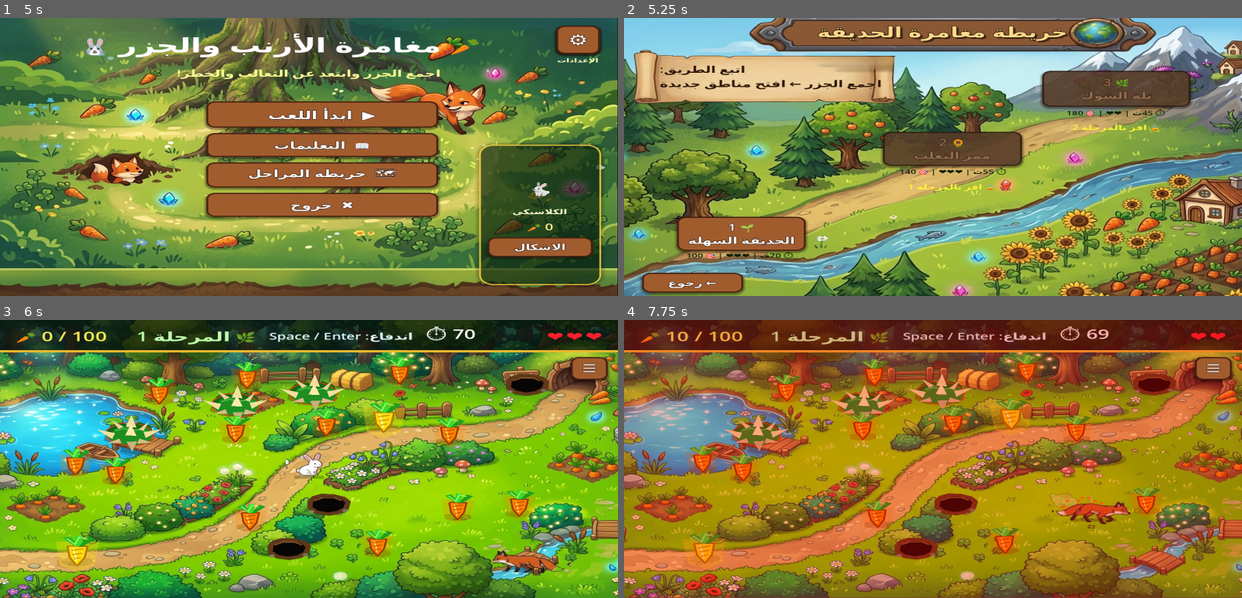
Above: before the commit, frames 1-4 (two rows, left to right).
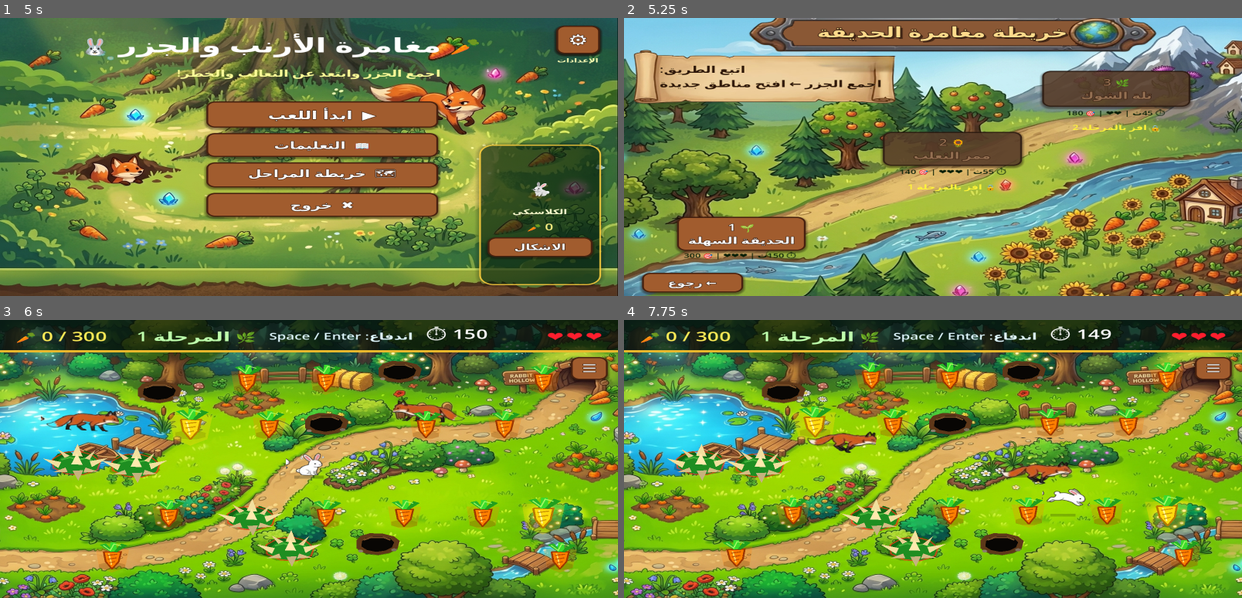
Above: after the commit, the same moments.

Repository: hamzabasem900-source/RUBBY
Game: Godot game, scene res://scenes/MainMenu.tscn
Two runs of this game, one before a commit and one after it. Both use one fixed random seed, a clock stepped at 60 frames per second and the inputs below.
Inputs (mouse positions are in pixels of both pictures, inside the frame that each line leads up to):
- Up to frame 1 (5 s): click "⚙" at 0.5 s; click "العربية" at 1.25 s; click "1280 x 720" at 2 s; click "عادي" at 2.75 s; click "استعادة الافتراضي" at 3.5 s; click "رجوع" at 4.25 s
- Up to frame 2 (5.25 s): click "▶ ابدأ اللعب" at 5 s
- Up to frame 3 (6 s): click "🌱 1 الحديقة السهلة" at 5.75 s
- Up to frame 4 (7.75 s): tap Enter (ui_accept) at 6.5, 6.77, 7.52 s; move the mouse to (1068, 445) at 6.52 s; hold D (move_right) 6.53-7.28 s; click (1068, 445) at 6.67 s; move the mouse to (809, 472) at 7.27 s; hold S (move_down) from 7.28 s (still down)

Frame 1 is identical in both runs. In frame 2, 0.2% of the frame differs, in the area x 9-28%, y 84-87%; in frame 3, 17%; in frame 4, 99%, in the area x 0-100%, y 0-100%.

Commit message:
Increase level one goal and diversify fox chase

Diff:
--- a/scripts/collectible_carrot.gd
+++ b/scripts/collectible_carrot.gd
@@ -1,4 +1,6 @@
 extends Area2D
+
+signal collected_for_respawn(is_golden: bool, world_position: Vector2)
 
 # =============================================
 # Carrot Collectible
@@ -88,6 +90,7 @@
 	if collected:
 		return
 	collected = true
+	collected_for_respawn.emit(is_golden, global_position)
 	set_deferred("monitoring", false)
 	for node in _visual_nodes():
 		node.visible = false
--- a/scripts/enemy_fox.gd
+++ b/scripts/enemy_fox.gd
@@ -21,6 +21,8 @@
 @export var attack_recoil_speed: float = 210.0
 @export var attack_pause_duration: float = 0.45
 @export var damage_cooldown: float = 0.9
+@export var chase_flank_angle: float = 0.0
+@export var chase_flank_distance: float = 0.0
 @export var move_right_first: bool = true
 
 var start_pos: Vector2 = Vector2.ZERO
@@ -102,16 +104,24 @@
 	if _player == null:
 		return Vector2.ZERO
 	var to_player: Vector2 = _player.global_position - global_position
-	var dist: float = to_player.length()
-	if dist <= 0.001:
+	var player_dist: float = to_player.length()
+	if player_dist <= 0.001:
 		return Vector2.ZERO
-	var away_from_player: Vector2 = -to_player / dist
+	var away_from_player: Vector2 = -to_player / player_dist
 	if _attack_pause_timer > 0.0:
 		return away_from_player * attack_recoil_speed
-	if dist < arrival_distance:
-		var push_ratio: float = 1.0 - (dist / arrival_distance)
+	if player_dist < arrival_distance:
+		var push_ratio: float = 1.0 - (player_dist / arrival_distance)
 		return away_from_player * separation_strength * push_ratio
-	var chase_dir: Vector2 = to_player / dist
+
+	var offset_scale: float = clamp((player_dist - arrival_distance) / 180.0, 0.0, 1.0)
+	var flank_offset := Vector2.from_angle(chase_flank_angle) * chase_flank_distance * offset_scale
+	var target_position := _player.global_position + flank_offset
+	var to_target: Vector2 = target_position - global_position
+	var target_dist: float = to_target.length()
+	if target_dist <= 0.001:
+		return Vector2.ZERO
+	var chase_dir: Vector2 = to_target / target_dist
 	return chase_dir * chase_speed
 
 func _get_fox_separation_velocity() -> Vector2:
--- a/scripts/game_level.gd
+++ b/scripts/game_level.gd
@@ -25,6 +25,9 @@
 var _damage_overlay: ColorRect
 var _damage_timer: float = 0.0
 var _base_position: Vector2 = Vector2.ZERO
+var _used_spawn_positions: Array[Vector2] = []
+var _level_carrot_slots: Array[Vector2] = []
+var _level_one_spawning: bool = false
 
 @onready var background: Sprite2D = $Background
 
@@ -251,29 +254,44 @@
 
 func _spawn_all() -> void:
 	var config: Dictionary = GameManager.get_level_config(GameManager.current_level)
-	var used: Array = []
+	_used_spawn_positions.clear()
+	_level_one_spawning = GameManager.current_level == 1 and bool(config.get("organized_carrots", false))
+	_level_carrot_slots.clear()
+	if _level_one_spawning:
+		_level_carrot_slots = _build_level_one_carrot_slots()
 
 	# Keep centre clear for player start
-	used.append(Vector2(512, 380))
+	_used_spawn_positions.append(Vector2(512, 380))
 
 	for _i in range(config["carrot_count"]):
-		_spawn(CARROT_SCENE, used, false)
+		_spawn(CARROT_SCENE, _used_spawn_positions, false)
 
 	for _i in range(config["golden_carrot_count"]):
-		_spawn(CARROT_SCENE, used, true)
+		_spawn(CARROT_SCENE, _used_spawn_positions, true)
 
 	for _i in range(config["hole_count"]):
-		_spawn_hazard(HOLE_SCENE, used, true)
+		_spawn_hazard(HOLE_SCENE, _used_spawn_positions, true)
 
 	for _i in range(config["thorn_count"]):
-		_spawn_hazard(THORN_SCENE, used, false)
-
-	for _i in range(config["fox_count"]):
-		_spawn_fox(used)
+		_spawn_hazard(THORN_SCENE, _used_spawn_positions, false)
+
+	for fox_index in range(config["fox_count"]):
+		_spawn_fox(_used_spawn_positions, fox_index)
+
+func _build_level_one_carrot_slots() -> Array[Vector2]:
+	var slots: Array[Vector2] = []
+	var columns := [150.0, 280.0, 410.0, 540.0, 670.0, 800.0, 900.0]
+	var rows := [155.0, 275.0, 505.0, 615.0]
+	for row_index in range(rows.size()):
+		for column_index in range(columns.size()):
+			var stagger := 36.0 if row_index % 2 == 1 else 0.0
+			slots.append(Vector2(min(columns[column_index] + stagger, AREA_MAX.x), rows[row_index]))
+	slots.shuffle()
+	return slots
 
 func _random_pos(used: Array, min_dist: float = 55.0) -> Vector2:
 	var pos := Vector2.ZERO
-	for _attempt in range(80):
+	for _attempt in range(120):
 		pos = Vector2(
 			randf_range(AREA_MIN.x, AREA_MAX.x),
 			randf_range(AREA_MIN.y, AREA_MAX.y)
@@ -288,6 +306,34 @@
 	used.append(pos)
 	return pos
 
+func _level_one_carrot_pos(used: Array, min_dist: float) -> Vector2:
+	for slot in _level_carrot_slots:
+		var ok := true
+		for u in used:
+			if slot.distance_to(u) < min_dist:
+				ok = false
+				break
+		if ok:
+			used.append(slot)
+			return slot
+	return _random_pos(used, min_dist)
+
+func _forget_spawn_position(pos: Vector2) -> void:
+	for index in range(_used_spawn_positions.size() - 1, -1, -1):
+		if _used_spawn_positions[index].distance_to(pos) < 4.0:
+			_used_spawn_positions.remove_at(index)
+			return
+
+func _on_carrot_collected_for_respawn(is_golden: bool, old_position: Vector2) -> void:
+	if not _level_one_spawning or transitioning:
+		return
+	_forget_spawn_position(old_position)
+	var config: Dictionary = GameManager.get_level_config(GameManager.current_level)
+	await get_tree().create_timer(float(config.get("carrot_respawn_delay", 3.0))).timeout
+	if not is_inside_tree() or transitioning or GameManager.current_level != 1:
+		return
+	_spawn(CARROT_SCENE, _used_spawn_positions, is_golden)
+
 func _spawn(scene_path: String, used: Array, golden: bool) -> void:
 	if not ResourceLoader.exists(scene_path):
 		push_warning("GameLevel: scene not found — " + scene_path)
@@ -299,10 +345,14 @@
 	var obj := packed.instantiate()
 	add_child(obj)
 	obj.scale = Vector2(1.2, 1.2)
-	obj.global_position = _random_pos(used)
+	var config: Dictionary = GameManager.get_level_config(GameManager.current_level)
+	var carrot_min_dist := float(config.get("carrot_min_dist", 55.0))
+	obj.global_position = _level_one_carrot_pos(used, carrot_min_dist) if _level_one_spawning else _random_pos(used, carrot_min_dist)
 	# Property setter handles the colour update
 	if "is_golden" in obj:
 		obj.is_golden = golden
+	if _level_one_spawning and obj.has_signal("collected_for_respawn"):
+		obj.collected_for_respawn.connect(_on_carrot_collected_for_respawn)
 
 func _spawn_hazard(scene_path: String, used: Array, is_hole: bool) -> void:
 	if not ResourceLoader.exists(scene_path):
@@ -315,12 +365,13 @@
 	var obj := packed.instantiate()
 	add_child(obj)
 	obj.scale = Vector2(1.18, 1.18)
-	obj.global_position = _random_pos(used, 60.0)
+	var config: Dictionary = GameManager.get_level_config(GameManager.current_level)
+	obj.global_position = _random_pos(used, float(config.get("hazard_min_dist", 60.0)))
 	# Property setter handles the colour update
 	if "is_hole" in obj:
 		obj.is_hole = is_hole
 
-func _spawn_fox(used: Array) -> void:
+func _spawn_fox(used: Array, fox_index: int = 0) -> void:
 	if not ResourceLoader.exists(FOX_SCENE):
 		push_warning("GameLevel: Fox scene not found")
 		return
@@ -330,11 +381,16 @@
 	var fox := packed.instantiate()
 	add_child(fox)
 	fox.scale = Vector2(1.08, 1.08)
-	fox.global_position = _random_pos(used, 100.0)
+	var config: Dictionary = GameManager.get_level_config(GameManager.current_level)
+	fox.global_position = _random_pos(used, float(config.get("fox_min_dist", 100.0)))
 	if "patrol_distance" in fox:
 		fox.patrol_distance = randf_range(100.0, 190.0)
 	if "move_right_first" in fox:
-		fox.move_right_first = (randi() % 2 == 0)
+		fox.move_right_first = fox_index % 2 == 0
+	if "chase_flank_angle" in fox:
+		fox.chase_flank_angle = (TAU / max(int(config.get("fox_count", 1)), 1)) * fox_index
+	if "chase_flank_distance" in fox:
+		fox.chase_flank_distance = 80.0 if GameManager.current_level == 1 else 55.0
 
 # ── Transitions ───────────────────────────────────────────────────────────────
 
--- a/scripts/game_manager.gd
+++ b/scripts/game_manager.gd
@@ -26,10 +26,13 @@
 
 var level_configs: Array = [
 	{
-		"level": 1, "time_limit": 70.0, "lives": 3,
-		"required_score": 100, "fox_count": 1,
-		"hole_count": 3, "thorn_count": 3,
-		"carrot_count": 12, "golden_carrot_count": 2
+		"level": 1, "time_limit": 150.0, "lives": 3,
+		"required_score": 300, "fox_count": 2,
+		"hole_count": 4, "thorn_count": 4,
+		"carrot_count": 12, "golden_carrot_count": 2,
+		"organized_carrots": true, "carrot_min_dist": 95.0,
+		"hazard_min_dist": 85.0, "fox_min_dist": 130.0,
+		"carrot_respawn_delay": 3.0
 	},
 	{
 		"level": 2, "time_limit": 55.0, "lives": 3,
